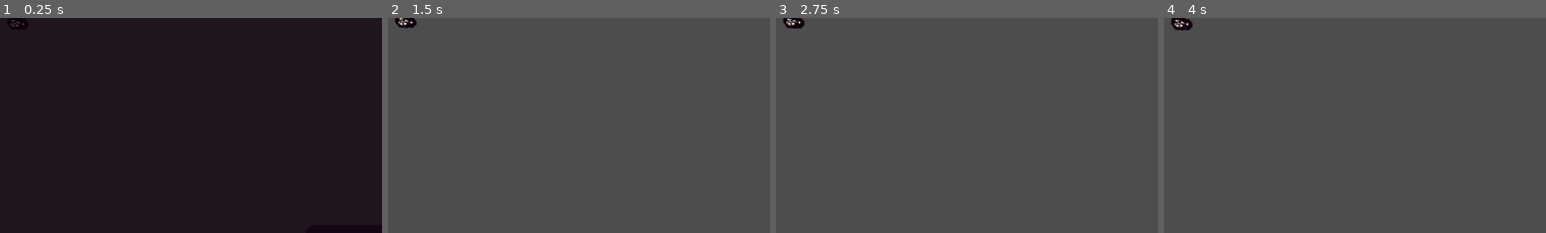
Above: before the commit, frames 1-4 (left to right).
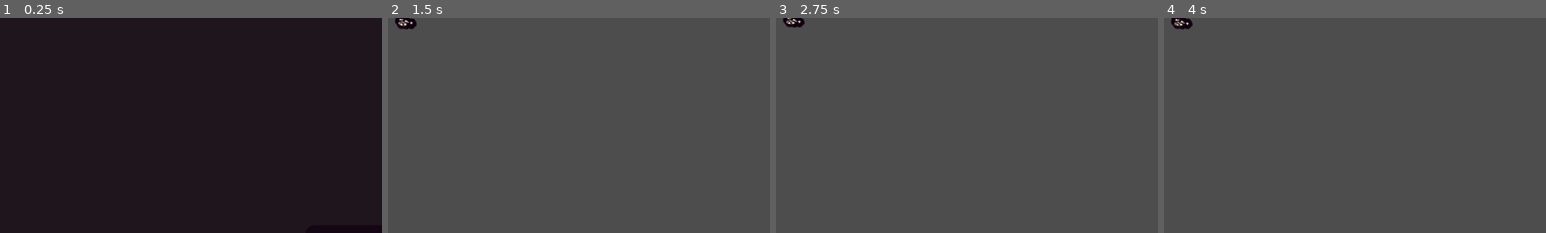
Above: after the commit, the same moments.

Repository: Creamsicle42/GMTK-2023
Game: Godot game, scene res://scenes/game/characters/player_minions/skeleton/skeleton.tscn
Same seed, same stepped clock (60 frames per second), same inputs: the game is played once before the commit and once after it. This scene is started directly instead of the project's main scene.
Inputs (mouse positions are % of the whole screen's width and height, from its top left):
- Up to frame 1 (0.25 s): no input
- Up to frame 2 (1.5 s): move the mouse to (72, 45) at 0.52 s; hold D (move_right) 0.53-1.28 s; click (72, 45) at 0.67 s; tap Enter at 1.25 s; move the mouse to (30, 55) at 1.27 s; hold S (move_down) from 1.28 s (still down)
- Up to frame 3 (2.75 s): tap Space at 2 s; move the mouse to (60, 28) at 2.02 s; release S (move_down) at 2.03 s; hold D (move_right) from 2.03 s (still down)
- Up to frame 4 (4 s): tap Enter at 2.75 s; move the mouse to (45, 70) at 2.77 s; release D (move_right) at 2.78 s; hold W (move_up) 2.78-3.53 s; click (45, 70) at 2.92 s; tap Space at 3.5 s; move the mouse to (80, 65) at 3.52 s; hold A (move_left) from 3.53 s (still down)
The pictures show only the part of the screen within x 0-50%, y 0-50%; the shares and areas given below are measured in that part.

The runs differ from the first frame. In frame 1, less than 0.1% of the frame differs, in the area x 2-7%, y 0-4%; in frame 2, 0.1%; in frame 3, 0.1%; in frame 4, 0.1%, in the area x 2-8%, y 0-6%.

Commit message:
Added small skeleton effects

Diff:
--- a/scenes/game/characters/player_minions/skeleton/skeleton.gd
+++ b/scenes/game/characters/player_minions/skeleton/skeleton.gd
@@ -10,7 +10,17 @@
 var ai_update_id : int
 var movement_update_id : int
 
+var halt_anim := true
+
 func _ready() -> void:
+	visible = false
+	await get_tree().create_timer(randf_range(0.0, 0.8)).timeout
+	$RaiseSound.pitch_scale = randf_range(0.9, 1.1)
+	$RaiseSound.play()
+	misc_anim_controller.play("raise")
+	visible = true
+	await misc_anim_controller.animation_finished
+	halt_anim = false
 	ai_update_id = UpdateQueueSystem.add_queued_update(UpdateQueueSystem.PLAYER_MINION_AI, $UtilityAIController.update_utility_pritority)
 	movement_update_id = UpdateQueueSystem.add_queued_update(UpdateQueueSystem.PLAYER_MINION_MOVEMENT, soft_mover.update_movement_direction)
 
@@ -33,11 +43,17 @@
 
 
 func _on_health_component_health_depleted() -> void:
+	halt_anim = true
+	$DieSound.pitch_scale = randf_range(0.9, 1.1)
+	$DieSound.play()
+	misc_anim_controller.play("die")
+	await misc_anim_controller.animation_finished
 	translate(Vector2(-10000, -10000))
 	await get_tree().process_frame
 	queue_free()
 
 func update_animations() -> void:
+	if halt_anim: return
 	if not attack_cooldown.is_stopped():
 		misc_anim_controller.set_animation("attack")
 		return
@@ -71,3 +87,8 @@
 		get_parent().add_child(spark)
 		spark.global_position = global_position
 	queue_free()
+
+
+func _on_health_component_damage_taken(damage) -> void:
+	$HurtSound.pitch_scale = randf_range(0.9, 1.1)
+	$HurtSound.play()
--- a/scenes/game/characters/player_minions/skeleton/skeleton.tscn
+++ b/scenes/game/characters/player_minions/skeleton/skeleton.tscn
@@ -12,6 +12,9 @@
 [ext_resource type="Script" path="res://scenes/game/characters/gen/object_avoider.gd" id="5_7iycx"]
 [ext_resource type="Script" path="res://scenes/game/characters/gen/ulility_system/gen_utilities/attack_enemy_in_group_utility.gd" id="5_a0i2s"]
 [ext_resource type="Script" path="res://scenes/game/characters/gen/health_component.gd" id="8_gj6t6"]
+[ext_resource type="AudioStream" uid="uid://ct7ahyalk5gpg" path="res://assets/audio/sfx/skeleton/skeleton_raise.ogg" id="13_75lx4"]
+[ext_resource type="AudioStream" uid="uid://dopwlf8pblejy" path="res://assets/audio/sfx/skeleton/skeleton_hit.ogg" id="14_ktem8"]
+[ext_resource type="AudioStream" uid="uid://0cqxt2kn5fvb" path="res://assets/audio/sfx/skeleton/skeleton_die.ogg" id="15_ieh2y"]
 
 [sub_resource type="CircleShape2D" id="CircleShape2D_laqg6"]
 radius = 32.0
@@ -77,6 +80,18 @@
 "transitions": PackedFloat32Array(1),
 "update": 0,
 "values": [Vector2(1, 1)]
+}
+tracks/5/type = "value"
+tracks/5/imported = false
+tracks/5/enabled = true
+tracks/5/path = NodePath("DisplayPivot/Legs:rotation")
+tracks/5/interp = 1
+tracks/5/loop_wrap = true
+tracks/5/keys = {
+"times": PackedFloat32Array(0),
+"transitions": PackedFloat32Array(1),
+"update": 0,
+"values": [0.0]
 }
 
 [sub_resource type="Animation" id="Animation_xnosf"]
@@ -224,11 +239,57 @@
 "values": [0.0, -0.300762]
 }
 
+[sub_resource type="Animation" id="Animation_xaj2e"]
+resource_name = "raise"
+length = 0.5
+tracks/0/type = "value"
+tracks/0/imported = false
+tracks/0/enabled = true
+tracks/0/path = NodePath("DisplayPivot/Legs:scale")
+tracks/0/interp = 1
+tracks/0/loop_wrap = true
+tracks/0/keys = {
+"times": PackedFloat32Array(0, 0.5),
+"transitions": PackedFloat32Array(1, 1),
+"update": 0,
+"values": [Vector2(0.8, 1e-05), Vector2(1, 1)]
+}
+
+[sub_resource type="Animation" id="Animation_y13rt"]
+resource_name = "die"
+length = 0.6
+tracks/0/type = "value"
+tracks/0/imported = false
+tracks/0/enabled = true
+tracks/0/path = NodePath("DisplayPivot/Legs:rotation")
+tracks/0/interp = 1
+tracks/0/loop_wrap = true
+tracks/0/keys = {
+"times": PackedFloat32Array(0, 0.2, 0.5),
+"transitions": PackedFloat32Array(0.5, 2, 1),
+"update": 0,
+"values": [0.0, 0.174533, -1.5708]
+}
+tracks/1/type = "value"
+tracks/1/imported = false
+tracks/1/enabled = true
+tracks/1/path = NodePath("DisplayPivot/Legs:scale")
+tracks/1/interp = 1
+tracks/1/loop_wrap = true
+tracks/1/keys = {
+"times": PackedFloat32Array(0, 0.5),
+"transitions": PackedFloat32Array(2, 1),
+"update": 0,
+"values": [Vector2(1, 1), Vector2(1e-05, 1)]
+}
+
 [sub_resource type="AnimationLibrary" id="AnimationLibrary_of5t1"]
 _data = {
 "RESET": SubResource("Animation_v34ed"),
 "attack": SubResource("Animation_xnosf"),
+"die": SubResource("Animation_y13rt"),
 "idle": SubResource("Animation_ene4v"),
+"raise": SubResource("Animation_xaj2e"),
 "walk": SubResource("Animation_ivup5")
 }
 
@@ -329,4 +390,14 @@
 [node name="AttackCooldown" type="Timer" parent="."]
 one_shot = true
 
+[node name="RaiseSound" type="AudioStreamPlayer" parent="."]
+stream = ExtResource("13_75lx4")
+
+[node name="HurtSound" type="AudioStreamPlayer" parent="."]
+stream = ExtResource("14_ktem8")
+
+[node name="DieSound" type="AudioStreamPlayer" parent="."]
+stream = ExtResource("15_ieh2y")
+
+[connection signal="damage_taken" from="HealthComponent" to="." method="_on_health_component_damage_taken"]
 [connection signal="health_depleted" from="HealthComponent" to="." method="_on_health_component_health_depleted"]
Not shown, added: assets/audio/sfx/skeleton/skeleton_die.ogg.import
Not shown, added: assets/audio/sfx/skeleton/skeleton_hit.ogg.import
Not shown, added: assets/audio/sfx/skeleton/skeleton_raise.ogg.import
Not shown: 1 places in scenes/game/characters/player_minions/skeleton/skeleton.tscn that only renumber resources
Not shown, added: assets/audio/sfx/skeleton/skeleton_die.ogg
Not shown, added: assets/audio/sfx/skeleton/skeleton_hit.ogg
Not shown, added: assets/audio/sfx/skeleton/skeleton_raise.ogg
